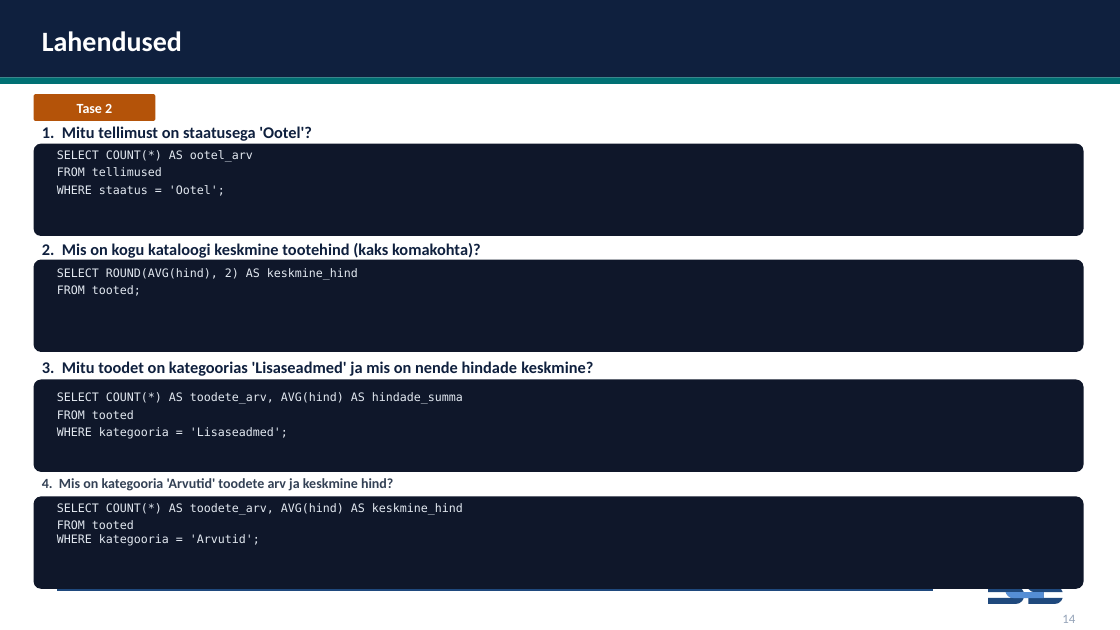
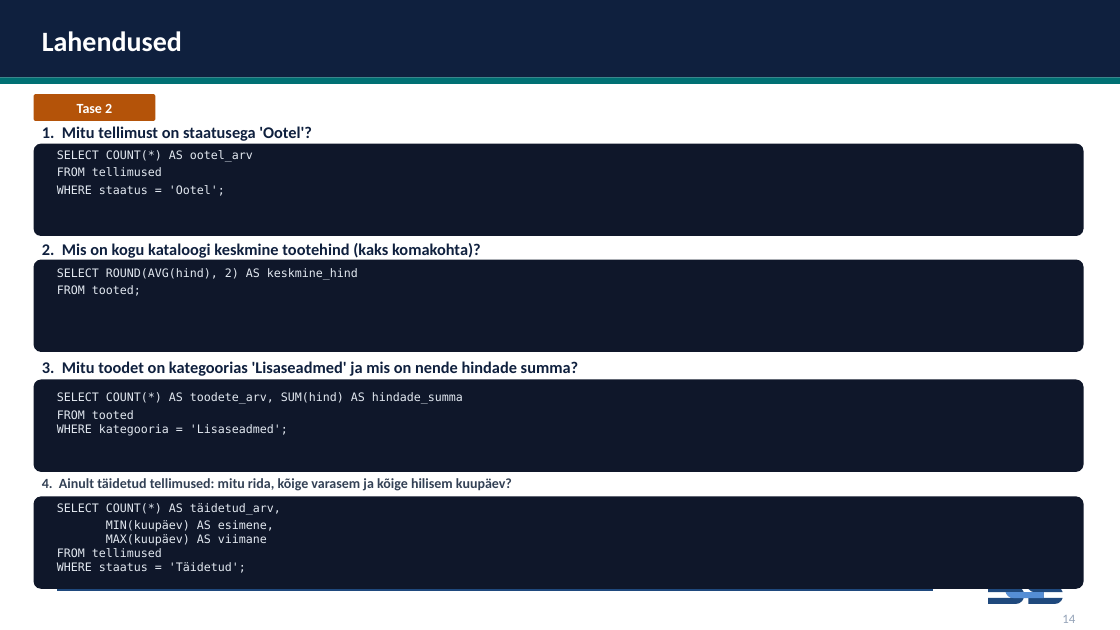
Before and after one commit to emilieabel/andmetarkus, a slide deck: slide 12 of Materjalid/Day7 SQL/7-paev-andmetarkus-esitlus.pptx (slide 13 before the commit). Drawn at 1120x630 pixels with LibreOffice and Linux fonts; fonts in the diff are those of the drawing. Boxes give left, top, right and bottom in pixels: in the first picture for what was removed or moved away, otherwise in the second. Text is boxed around its words. In the diff, an @@ line names an element or a change of style, - is before the commit and + after.

```diff
--- a/Materjalid/Day7 SQL/7-paev-andmetarkus-esitlus.pptx
+++ b/Materjalid/Day7 SQL/7-paev-andmetarkus-esitlus.pptx
@@ text at <box>42,361,579,376</box>: text changed @@
-3. Mitu toodet on kategoorias 'Lisaseadmed' ja mis on nende hindade keskmine?
+3. Mitu toodet on kategoorias 'Lisaseadmed' ja mis on nende hindade summa?
@@ text at <box>57,392,463,404</box>: text changed @@
-SELECT COUNT(*) AS toodete_arv, AVG(hind) AS hindade_summa
+SELECT COUNT(*) AS toodete_arv, SUM(hind) AS hindade_summa
@@ text at <box>57,410,288,436</box>: less space between paragraphs @@
@@ text at <box>42,478,512,491</box>: text changed @@
-4. Mis on kategooria 'Arvutid' toodete arv ja keskmine hind?
+4. Ainult täidetud tellimused: mitu rida, kõige varasem ja kõige hilisem kuupäev?
@@ text at <box>57,503,281,573</box>: text changed @@
-SELECT COUNT(*) AS toodete_arv, AVG(hind) AS keskmine_hind
-FROM tooted
-WHERE kategooria = 'Arvutid';
+SELECT COUNT(*) AS täidetud_arv,
+MIN(kuupäev) AS esimene,
+MAX(kuupäev) AS viimane
+FROM tellimused
+WHERE staatus = 'Täidetud';
```
Also in this commit, not shown: 21 other slides changed, 2 slides removed, 2 other files.
